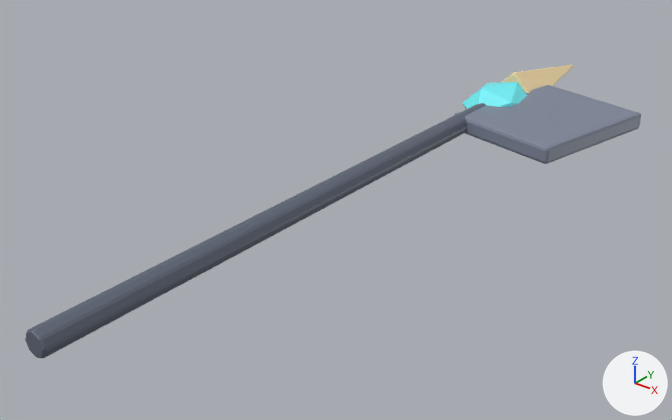
One commit to the FBX model Assets/Models/Weapon_StormHalberd.fbx: the scene before it, then after it.
Rendered twice from a 50 mm camera at (1.27, -0.999, 0.927) aimed at (-0.022, 0.616, -0.075). Lighting does not change. The marker at lower right points along +X, +Y and +Z. The older version comes first. Where no turn or scale is listed for an object, it has been applied to the vertices.

In view in the first picture: 'AxeBlade', 'Shaft', 'SpearTip', 'StormCore'.
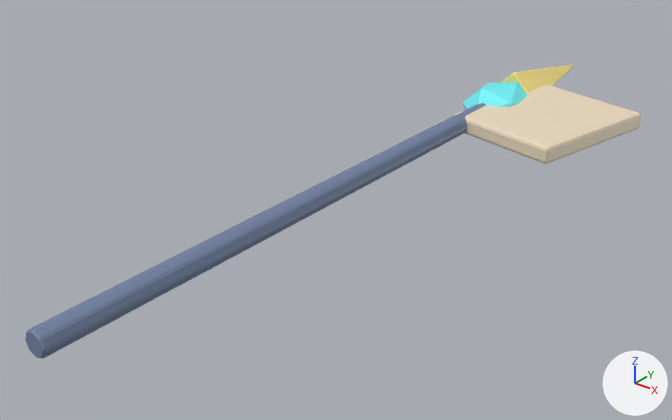
The edits, one by one:
Material 'Mat_MarbleTrim' (mat_mat_marbletrim) changes colour from greyish blue #7e8699 to beige #edddc0; in linear values from (0.21, 0.24, 0.32) to (0.85, 0.72, 0.53).
Material 'Mat_ObsidianArmor' (mat_mat_obsidianarmor) changes colour from greyish blue #5d6576 to blue #7384a4; in linear values from (0.11, 0.13, 0.18) to (0.17, 0.23, 0.37).

What differs and where, as boxes [x1, y1, x2, y2] in the pictures (672 x 420 px):
'Shaft', recoloured: [25, 103, 486, 358] in both
'AxeBlade', recoloured (greyish blue to beige): [454, 85, 641, 164] in both
